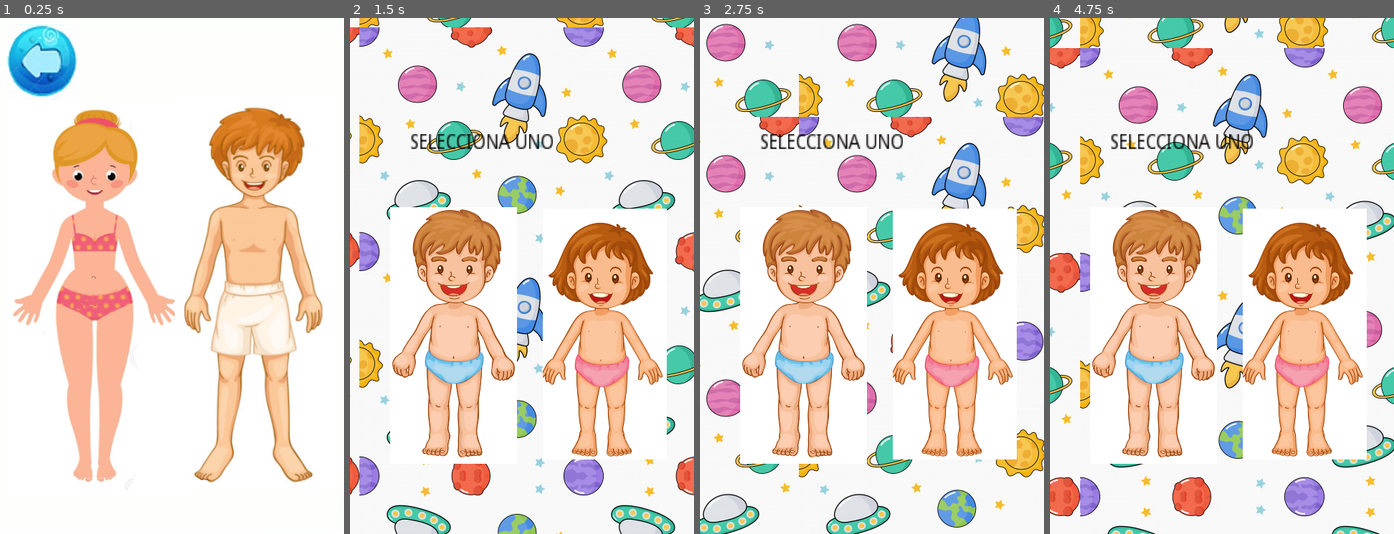
Above: before the commit, frames 1-4 (left to right).
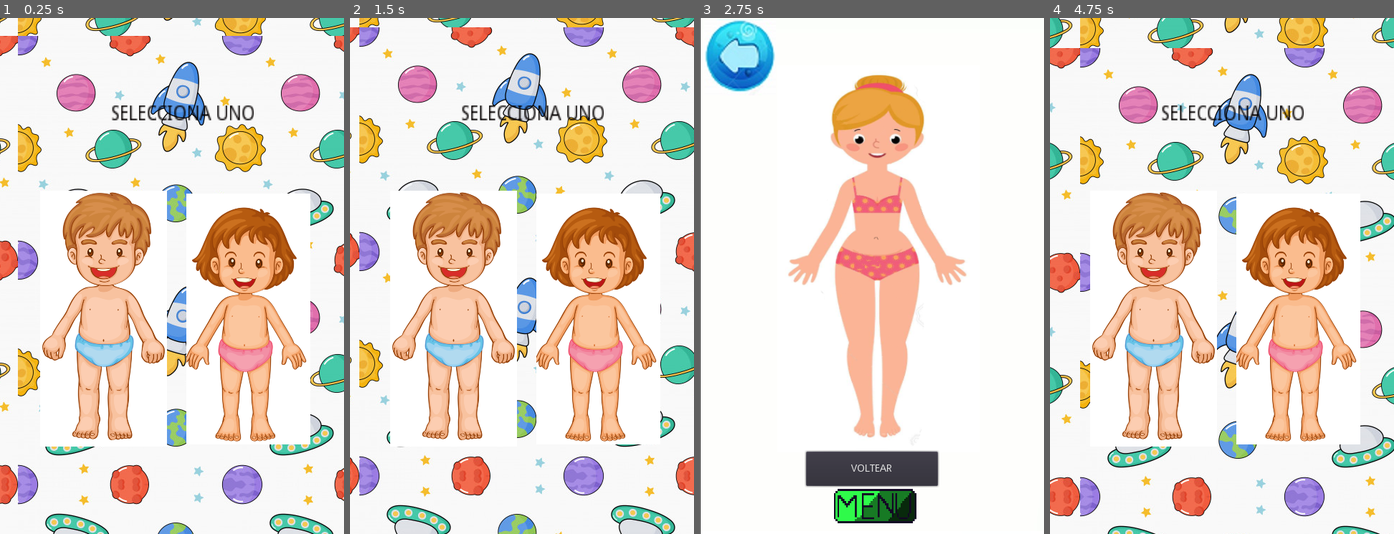
Above: after the commit, the same moments.

Repository: CristinaVinanzaca/vinculacion
Game: Godot game, scene res://Menuinicio.tscn
The game is run twice, just before and just after one commit, with the same random seed, the same clock (stepped at 60 frames per second) and the same inputs. Before the commit the project starts from res://escenas/niñoPrincipal.tscn.
Inputs (mouse positions are in pixels of both pictures, inside the frame that each line leads up to; where the layout moved, square brackets give the same spot in the first picture):
- Up to frame 1 (0.25 s): no input
- Up to frame 2 (1.5 s): click (439, 312) at 0.52 s; click (522, 497) at 1.27 s
- Up to frame 3 (2.75 s): click (885, 167) at 2 s
- Up to frame 4 (4.75 s): click (1225, 508) at 2.77 s; click (1153, 317) [1153, 337] at 3.5 s; click (1222, 497) at 4.25 s

The runs differ from the first frame. In frame 1, 46% of the frame differs, in the area x 0-100%, y 0-100%; in frame 2, 18%; in frame 3, 49%; in frame 4, 18%.

Commit message:
cambios nuevos

Diff:
--- a/vinculacionppp/Menuinicio.tscn
+++ b/vinculacionppp/Menuinicio.tscn
@@ -1,9 +1,9 @@
 [gd_scene load_steps=6 format=2]
 
 [ext_resource path="res://Menuinicio.gd" type="Script" id=1]
-[ext_resource path="res://ParallaxBackground.tscn" type="PackedScene" id=2]
+[ext_resource path="res://imagen/hombre.png" type="Texture" id=2]
 [ext_resource path="res://imagen/cuerpo11 (2).png" type="Texture" id=3]
-[ext_resource path="res://imagen/hombre.png" type="Texture" id=5]
+[ext_resource path="res://ParallaxBackground.tscn" type="PackedScene" id=4]
 
 [sub_resource type="StyleBoxEmpty" id=1]
 
@@ -30,22 +30,22 @@
 margin_right = 362.0
 
 [node name="Buttoninicioniño" type="Button" parent="VBoxContainer/TextureButton"]
-margin_left = -26.6968
-margin_top = 54.7284
-margin_right = 374.303
-margin_bottom = 853.728
+margin_left = -27.0
+margin_top = 5.0
+margin_right = 374.0
+margin_bottom = 920.0
 rect_scale = Vector2( 0.455548, 0.451194 )
-icon = ExtResource( 5 )
+icon = ExtResource( 2 )
 flat = true
 __meta__ = {
 "_edit_use_anchors_": false
 }
 
 [node name="Buttoninicioniña" type="Button" parent="VBoxContainer/TextureButton"]
-margin_left = 185.728
-margin_top = 57.0181
-margin_right = 584.728
-margin_bottom = 830.018
+margin_left = 177.0
+margin_top = -21.85
+margin_right = 596.0
+margin_bottom = 1005.15
 rect_scale = Vector2( 0.448318, 0.455837 )
 icon = ExtResource( 3 )
 flat = true
@@ -53,22 +53,22 @@
 "_edit_use_anchors_": false
 }
 
-[node name="ParallaxBackground" parent="." instance=ExtResource( 2 )]
+[node name="ParallaxBackground" parent="." instance=ExtResource( 4 )]
 
 [node name="HBoxContainer" type="HBoxContainer" parent="."]
-margin_left = 63.0
-margin_top = 101.0
-margin_right = 406.0
-margin_bottom = 170.0
+margin_left = 134.054
+margin_top = 81.5293
+margin_right = 263.054
+margin_bottom = 130.529
 rect_scale = Vector2( 1.76314, 2.10027 )
 __meta__ = {
 "_edit_use_anchors_": false
 }
 
 [node name="Label" type="Label" parent="HBoxContainer"]
-margin_top = 27.0
+margin_top = 17.0
 margin_right = 114.0
-margin_bottom = 41.0
+margin_bottom = 31.0
 custom_styles/normal = SubResource( 1 )
 custom_colors/font_color = Color( 0.0156863, 0, 0, 1 )
 custom_colors/font_outline_modulate = Color( 0.0784314, 0.0196078, 0.0196078, 1 )
--- a/vinculacionppp/project.godot
+++ b/vinculacionppp/project.godot
@@ -16,7 +16,7 @@
 [application]
 
 config/name="vinculacionppp"
-run/main_scene="res://escenas/niñoPrincipal.tscn"
+run/main_scene="res://Menuinicio.tscn"
 config/icon="res://icon.png"
 
 [display]
